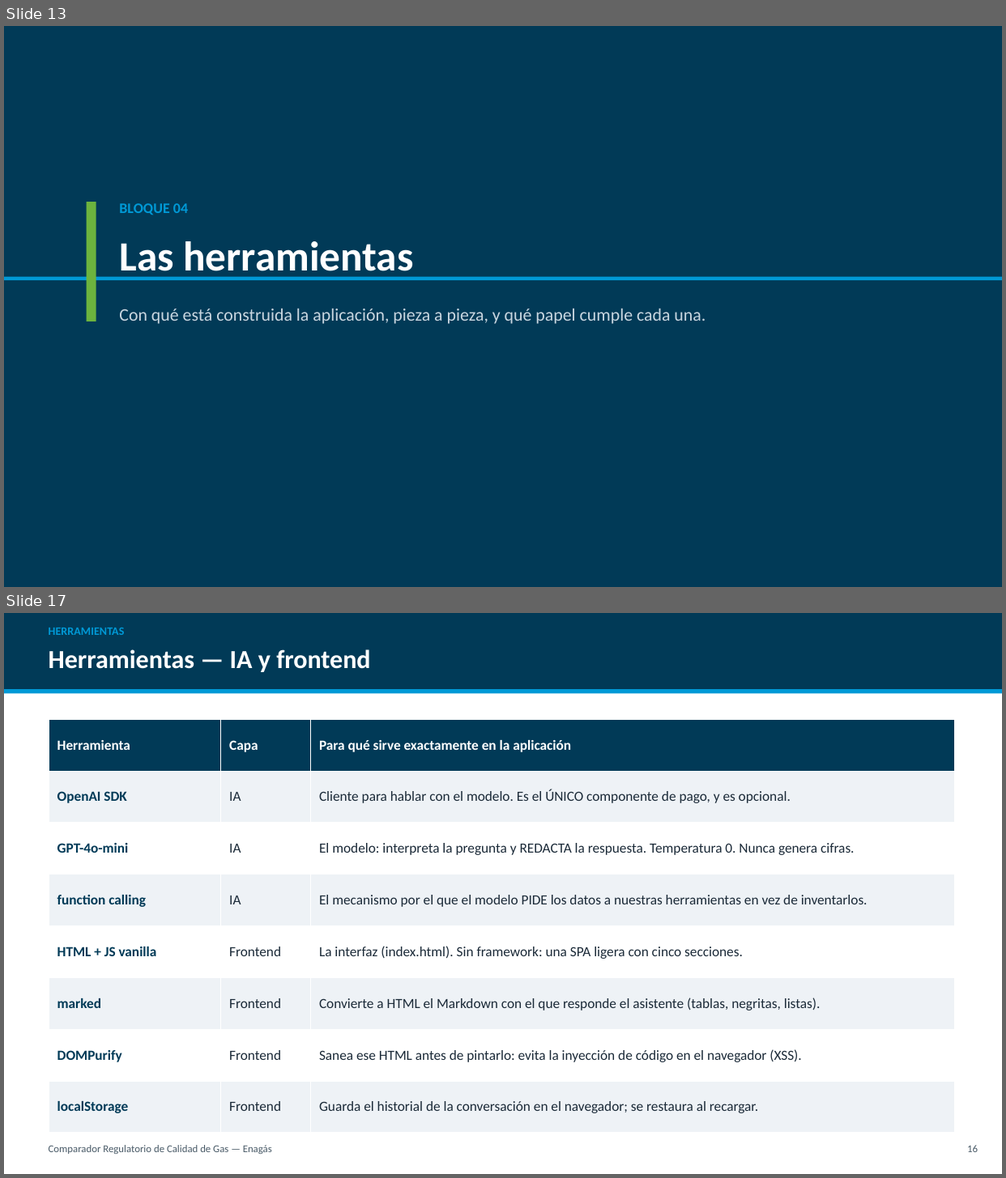
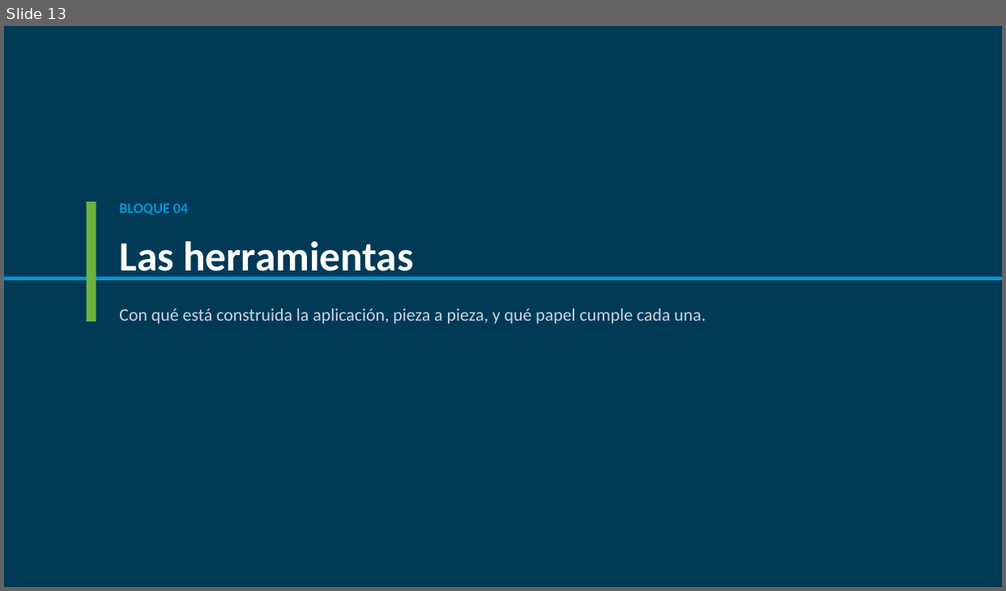
Before and after one commit to CarlosOlivaZurdo/ENAG-S_G1, a slide deck: docs/Presentacion_Comparador_Gas.pptx. Shown one above the other, each under a label of ours: slides 13 and 17 before the commit, slide 13 after it; the slides between them are not shown. The pictures are 1006x1178 and 1006x591 pixels, drawn with LibreOffice and Linux fonts; fonts in the diff are those of the drawing. Boxes give left, top, right and bottom in pixels: in the first picture for what was removed or moved away, otherwise in the second. Text is boxed around its words. In the diff, an @@ line names an element or a change of style, - is before the commit and + after.

```diff
--- a/docs/Presentacion_Comparador_Gas.pptx
+++ b/docs/Presentacion_Comparador_Gas.pptx
@@ slide 17 removed at (4,613,1002,1174), background #FFFFFF @@
@@ rectangle removed at (4,613,1002,689) @@
@@ text removed at (49,628,125,635) @@
-HERRAMIENTAS
@@ text removed at (49,649,370,672) @@
-Herramientas — IA y frontend
@@ rectangle removed at (4,689,1002,694) @@
@@ table removed at (49,719,955,1133), 8 rows, 3 columns @@
-Herramienta | Capa | Para qué sirve exactamente en la aplicación
-OpenAI SDK | IA | Cliente para hablar con el modelo. Es el ÚNICO componente de pago, y es opcional.
-GPT-4o-mini | IA | El modelo: interpreta la pregunta y REDACTA la respuesta. Temperatura 0. Nunca genera cifras.
-function calling | IA | El mecanismo por el que el modelo PIDE los datos a nuestras herramientas en vez de inventarlos.
-HTML + JS vanilla | Frontend | La interfaz (index.html). Sin framework: una SPA ligera con cinco secciones.
-marked | Frontend | Convierte a HTML el Markdown con el que responde el asistente (tablas, negritas, listas).
-DOMPurify | Frontend | Sanea ese HTML antes de pintarlo: evita la inyección de código en el navegador (XSS).
-localStorage | Frontend | Guarda el historial de la conversación en el navegador; se restaura al recargar.
@@ text removed at (49,1145,272,1154) @@
-Comparador Regulatorio de Calidad de Gas — Enagás
@@ text removed at (967,1145,978,1152) @@
-16
```
Also in this commit, not shown: 8 slides changed, 2 other slides removed, 1 other file.
